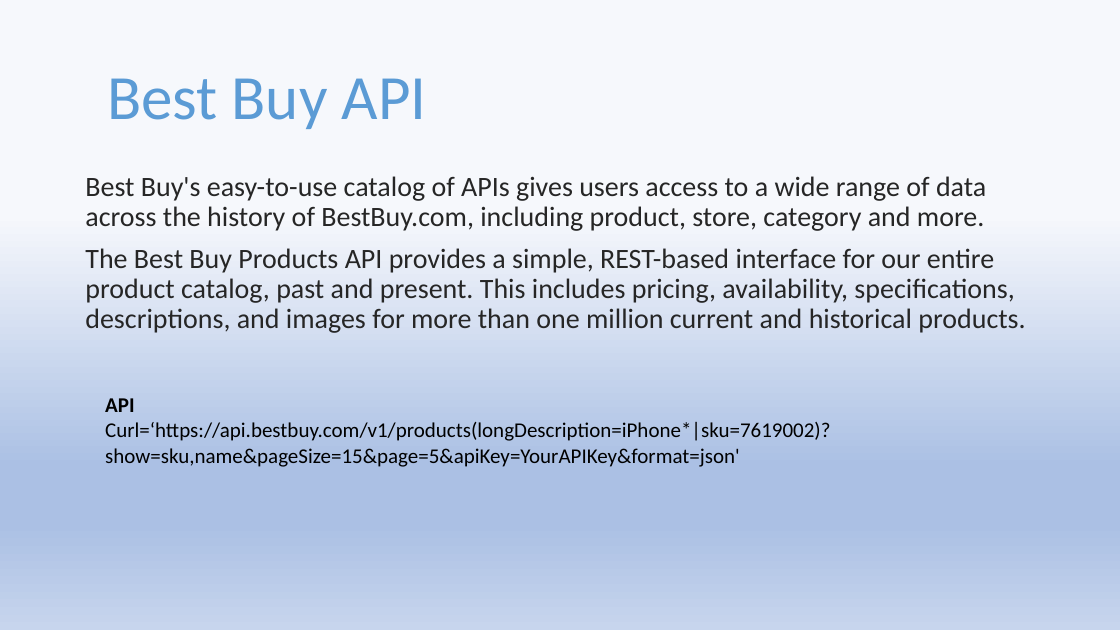
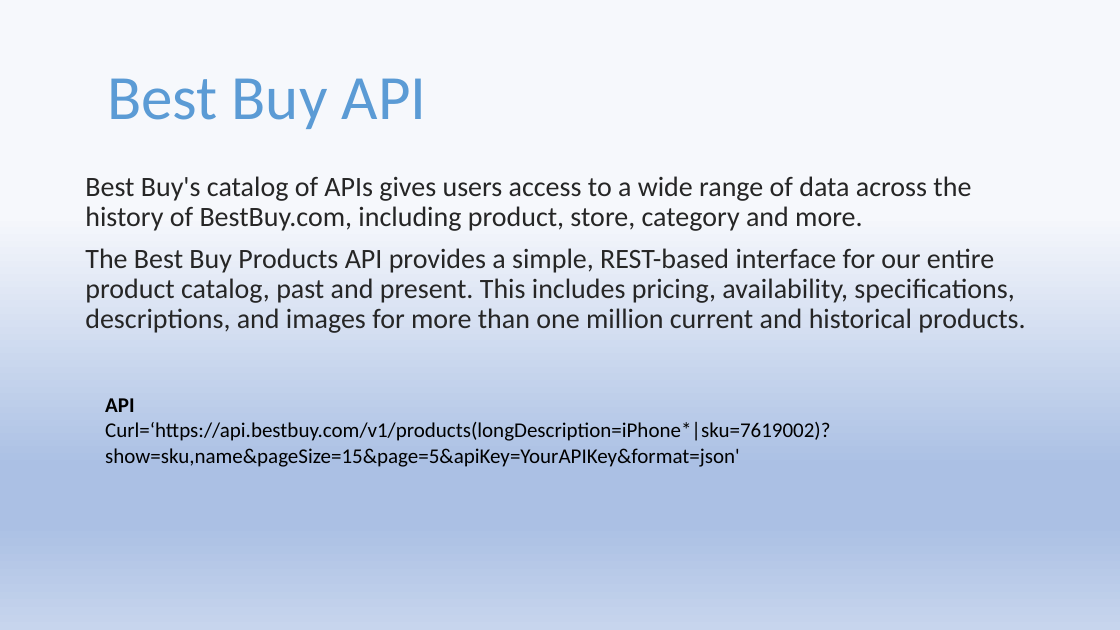
Before and after one commit to Pratyushnayak/Best-Buy-Price, a slide deck: slide 3 of Best Buy.pptx. Drawn at 1120x630 pixels with LibreOffice and Linux fonts; fonts in the diff are those of the drawing. Boxes give left, top, right and bottom in pixels: in the first picture for what was removed or moved away, otherwise in the second. Text is boxed around its words. In the diff, an @@ line names an element or a change of style, - is before the commit and + after.

```diff
--- a/Best Buy.pptx
+++ b/Best Buy.pptx
@@ text at (x1=85, y1=176, x2=971, y2=231): text changed @@
-Best Buy's easy-to-use catalog of APIs gives users access to a wide range of data across the history of BestBuy.com, including product, store, category and more.
+Best Buy's catalog of APIs gives users access to a wide range of data across the history of BestBuy.com, including product, store, category and more.
```
Also in this commit, not shown: 1 other slide changed, 15 slides added, 1 slide removed.
